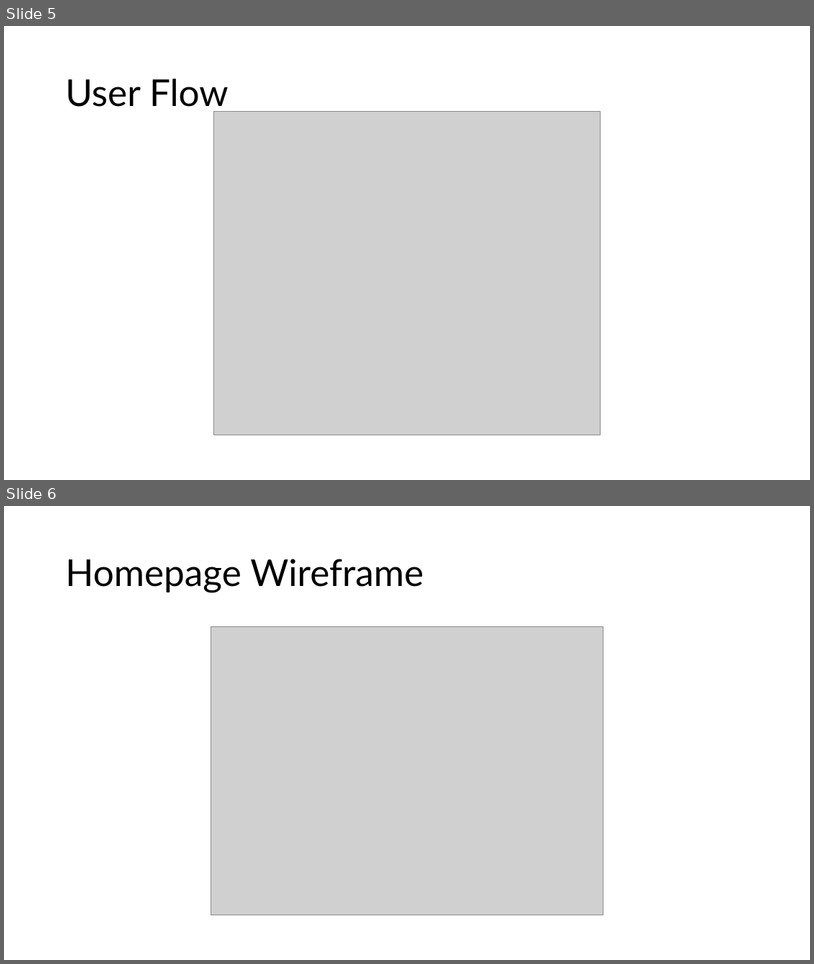
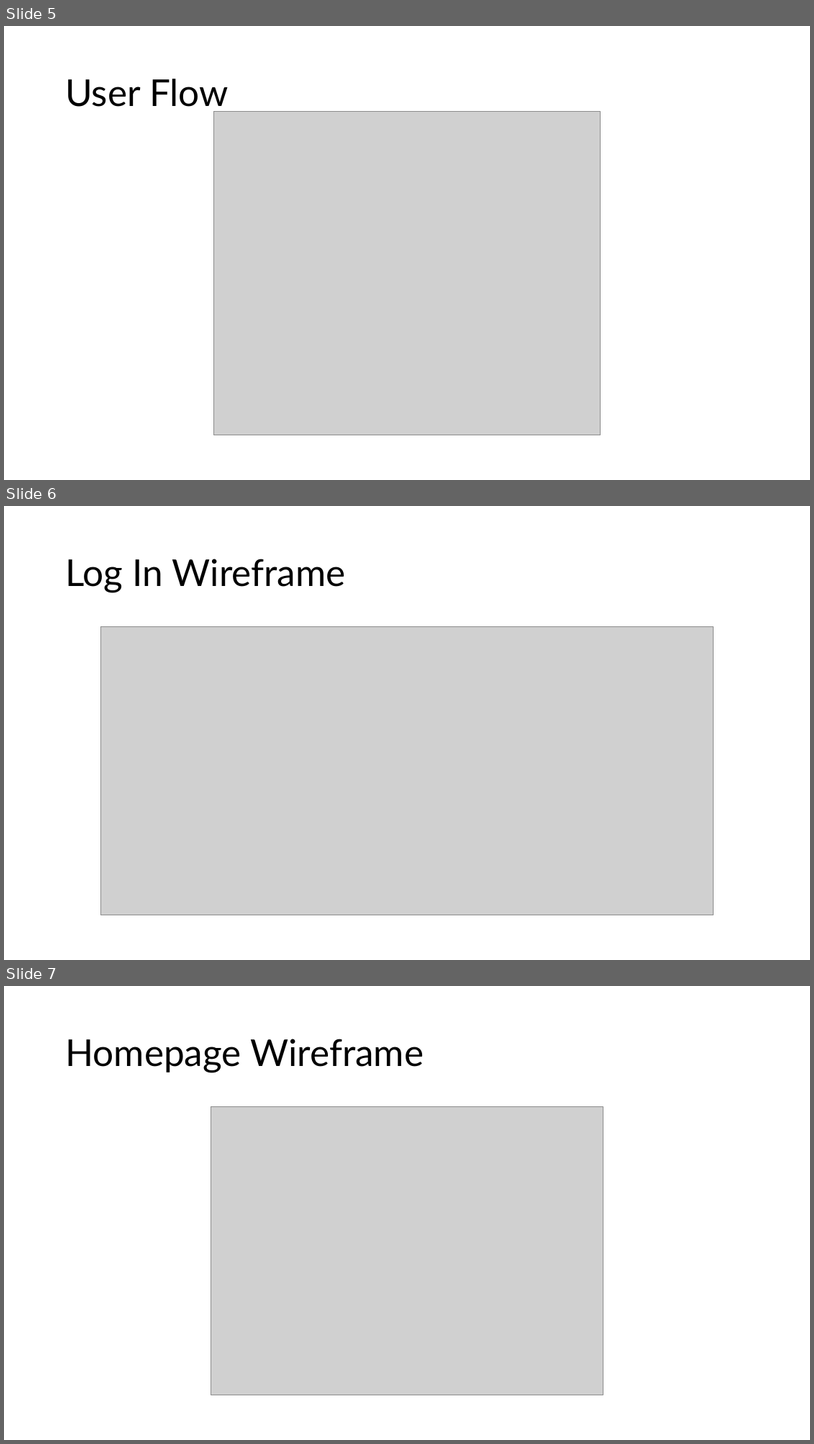
Before and after one commit to sfaruk2001/MyStudies, a slide deck: Design_Doc_MyStudies.pptx. Shown one above the other, each under a label of ours: slides 5 and 6 before the commit, slides 5, 6 and 7 after it. The pictures are 814x964 and 814x1444 pixels, drawn with LibreOffice and Linux fonts; fonts in the diff are those of the drawing; grey boxes stand for pictures. Boxes give left, top, right and bottom in pixels: in the first picture for what was removed or moved away, otherwise in the second. Text is boxed around its words. In the diff, an @@ line names an element or a change of style, - is before the commit and + after.

Commit message:
Updated slides with updated wireframes

```diff
--- a/Design_Doc_MyStudies.pptx
+++ b/Design_Doc_MyStudies.pptx
@@ slide 6 added at (x1=4, y1=506, x2=810, y2=960), background #FFFFFF @@
@@ title added at (x1=65, y1=559, x2=346, y2=592), 44 pt, text #000000 @@
+Log In Wireframe
@@ picture added at (x1=100, y1=627, x2=714, y2=915) @@
@@ what was slide 6 is now slide 7 @@
```
